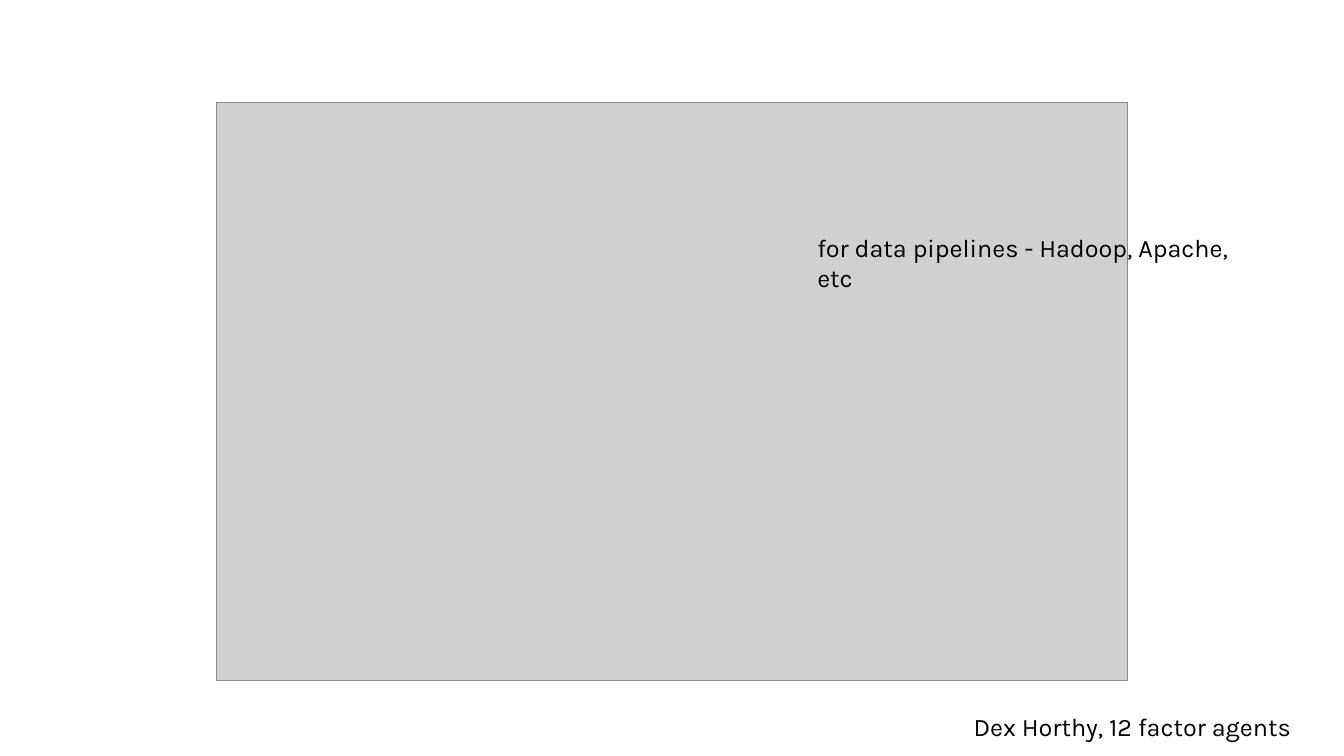
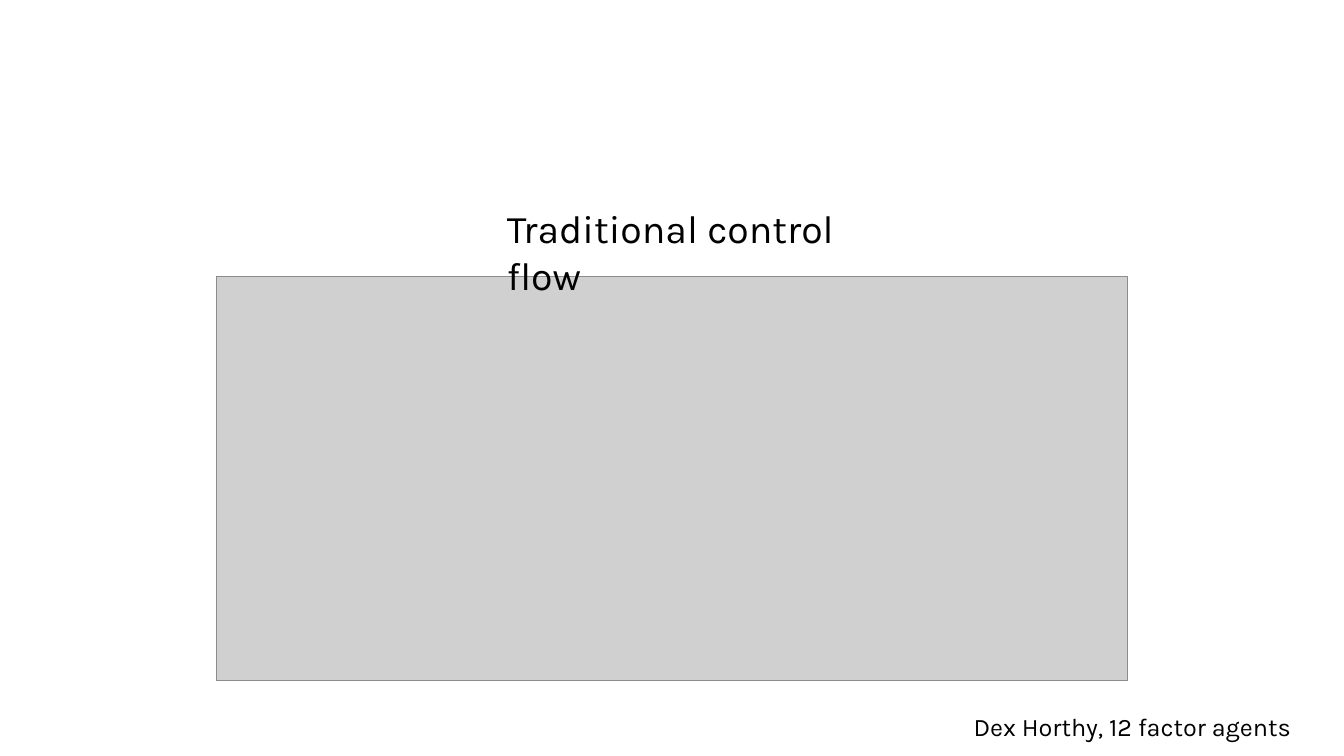
Before and after one commit to lukejoconnor/spell, a slide deck: slide 3 of writeup/spell-slides-030926.pptx. Drawn at 1344x756 pixels with LibreOffice and Linux fonts; fonts in the diff are those of the drawing; grey boxes stand for pictures. Boxes give left, top, right and bottom in pixels: in the first picture for what was removed or moved away, otherwise in the second. Text is boxed around its words. In the diff, an @@ line names an element or a change of style, - is before the commit and + after.

```diff
--- a/writeup/spell-slides-030926.pptx
+++ b/writeup/spell-slides-030926.pptx
@@ text added at (x1=507, y1=216, x2=833, y2=291), 28 pt, text #000000 @@
+Traditional control flow
@@ text removed at (x1=817, y1=234, x2=1227, y2=288) @@
-for data pipelines - Hadoop, Apache, etc
@@ picture resized from (x1=217, y1=103, x2=1128, y2=682) to (x1=217, y1=276, x2=1128, y2=681) @@
```
Also in this commit, not shown: 11 other slides changed, 8 slides added, 5 slides removed, 3 other files.
